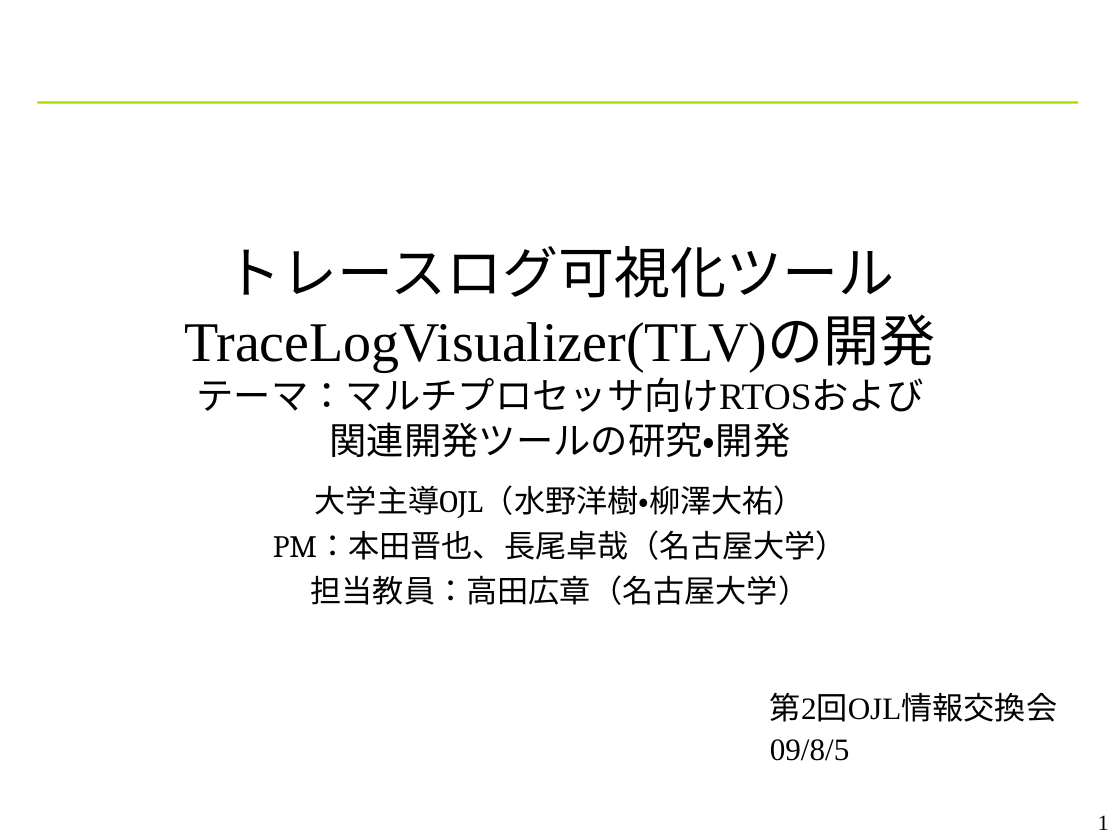
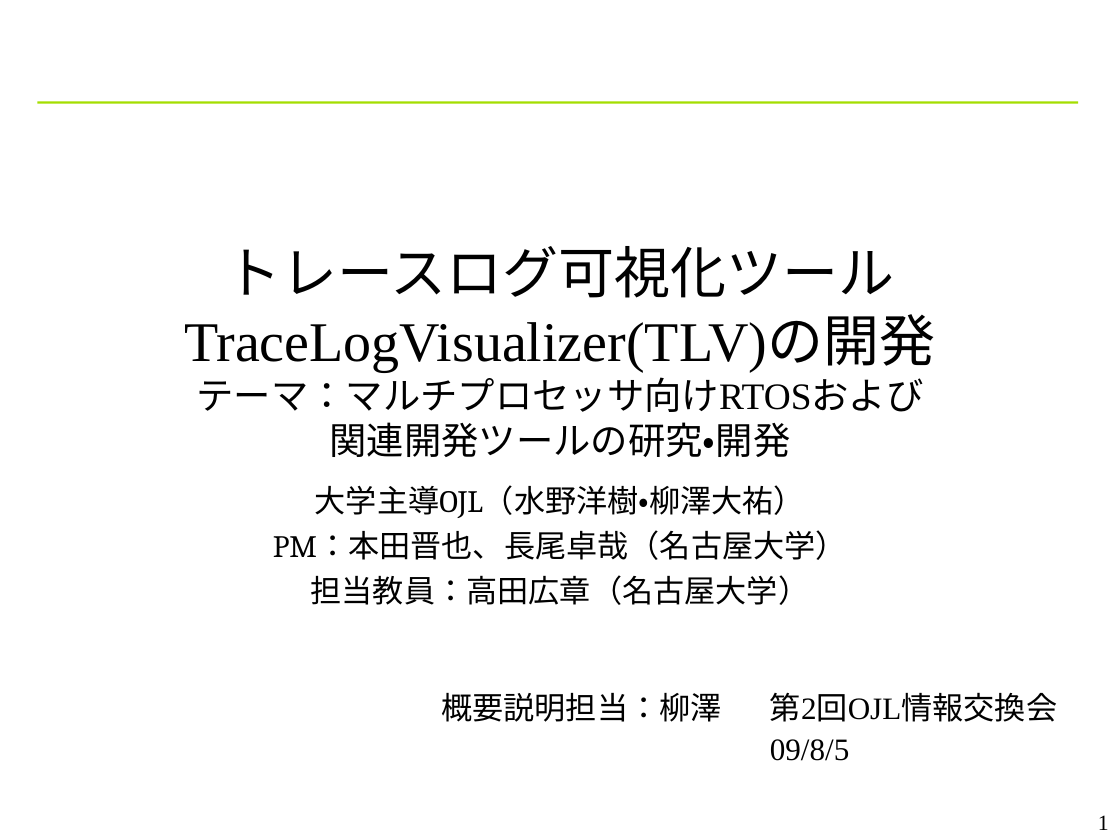
Before and after one commit to YixiaoLi/tlv4mc, a slide deck: slide 1 of doc/phase4/joho_koukankai/ojl-2nd-comm-yanagi.ppt. Drawn at 1120x840 pixels with LibreOffice and Linux fonts; fonts in the diff are those of the drawing; background and template pictures are left out. Boxes give left, top, right and bottom in pixels: in the first picture for what was removed or moved away, otherwise in the second. Text is boxed around its words. In the diff, an @@ line names an element or a change of style, - is before the commit and + after.

```diff
--- a/doc/phase4/joho_koukankai/ojl-2nd-comm-yanagi.ppt
+++ b/doc/phase4/joho_koukankai/ojl-2nd-comm-yanagi.ppt
@@ text added at (x1=441, y1=693, x2=721, y2=722), 20 pt, text #000000 @@
+概要説明担当：柳澤
```
Also in this commit, not shown: 12 other slides changed, 2 slides added.
